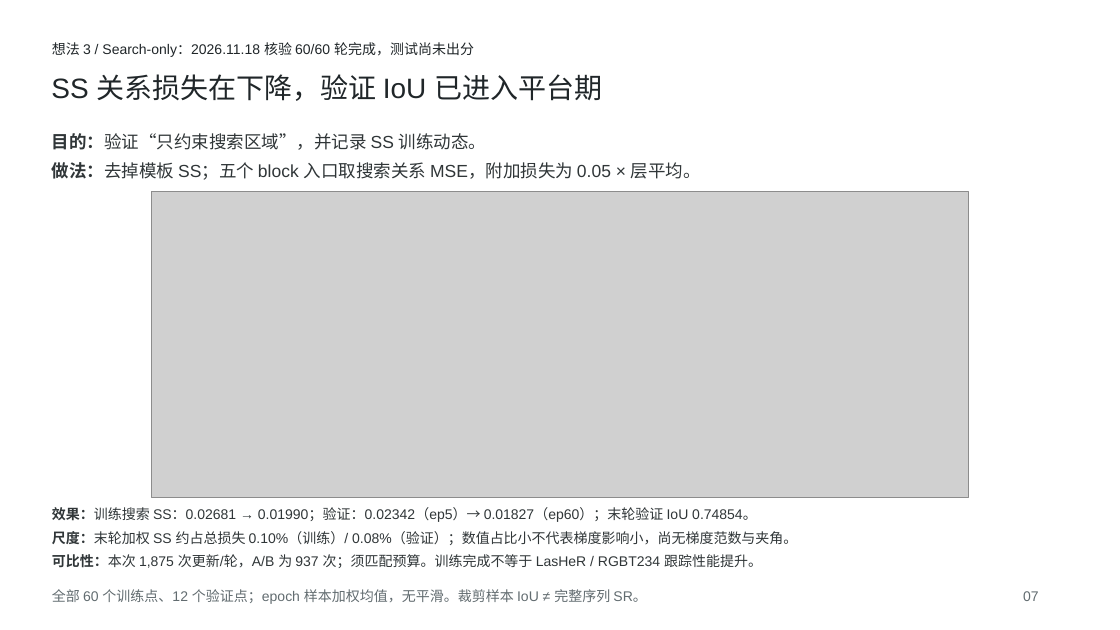
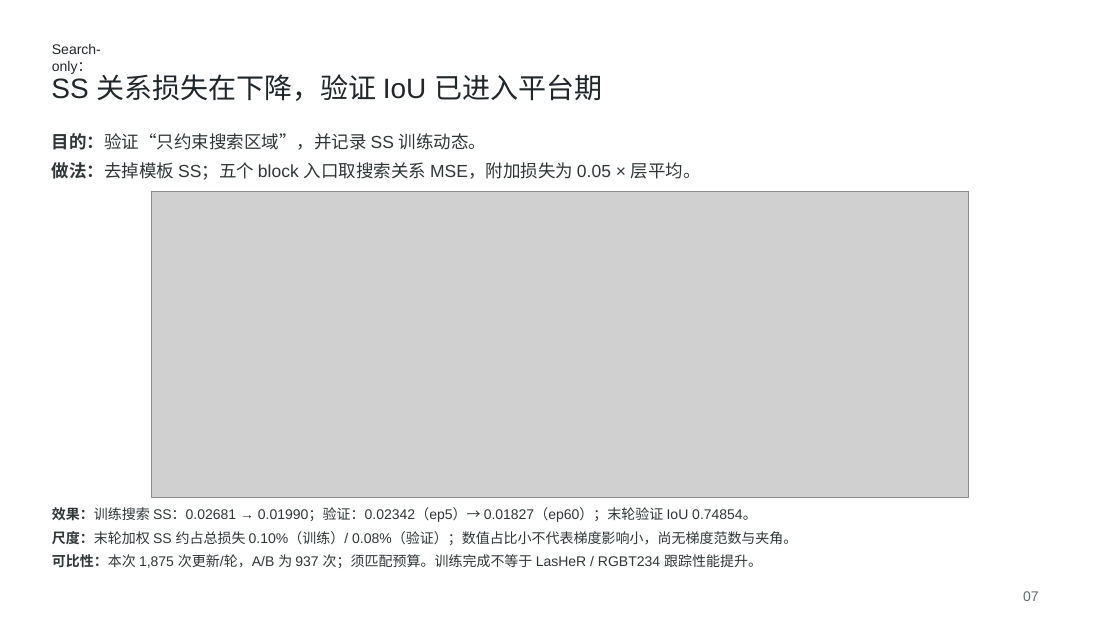
Before and after one commit to 82wd/thesis, a slide deck: slide 7 of 汇报/PPT/SEATrack_论文图风格_20261119/exports/SEATrack_组会汇报_论文方法图风格.pptx. Drawn at 1120x630 pixels with LibreOffice and Linux fonts; fonts in the diff are those of the drawing; grey boxes stand for pictures. Boxes give left, top, right and bottom in pixels: in the first picture for what was removed or moved away, otherwise in the second. Text is boxed around its words. In the diff, an @@ line names an element or a change of style, - is before the commit and + after.

```diff
--- a/汇报/PPT/SEATrack_论文图风格_20261119/exports/SEATrack_组会汇报_论文方法图风格.pptx
+++ b/汇报/PPT/SEATrack_论文图风格_20261119/exports/SEATrack_组会汇报_论文方法图风格.pptx
@@ text at [52,44,101,74]: text changed @@
-想法 3 / Search-only：2026.11.18 核验 60/60 轮完成，测试尚未出分
+Search-only：
@@ text removed at [52,589,646,604] @@
-全部 60 个训练点、12 个验证点；epoch 样本加权均值，无平滑。裁剪样本 IoU ≠ 完整序列 SR。
```
Also in this commit, not shown: 2 other files.
